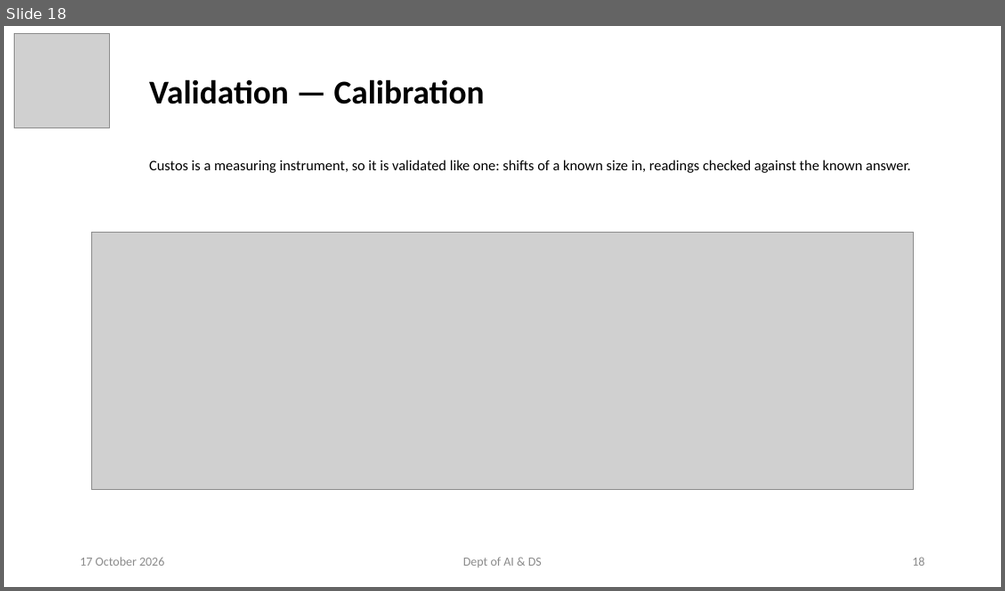
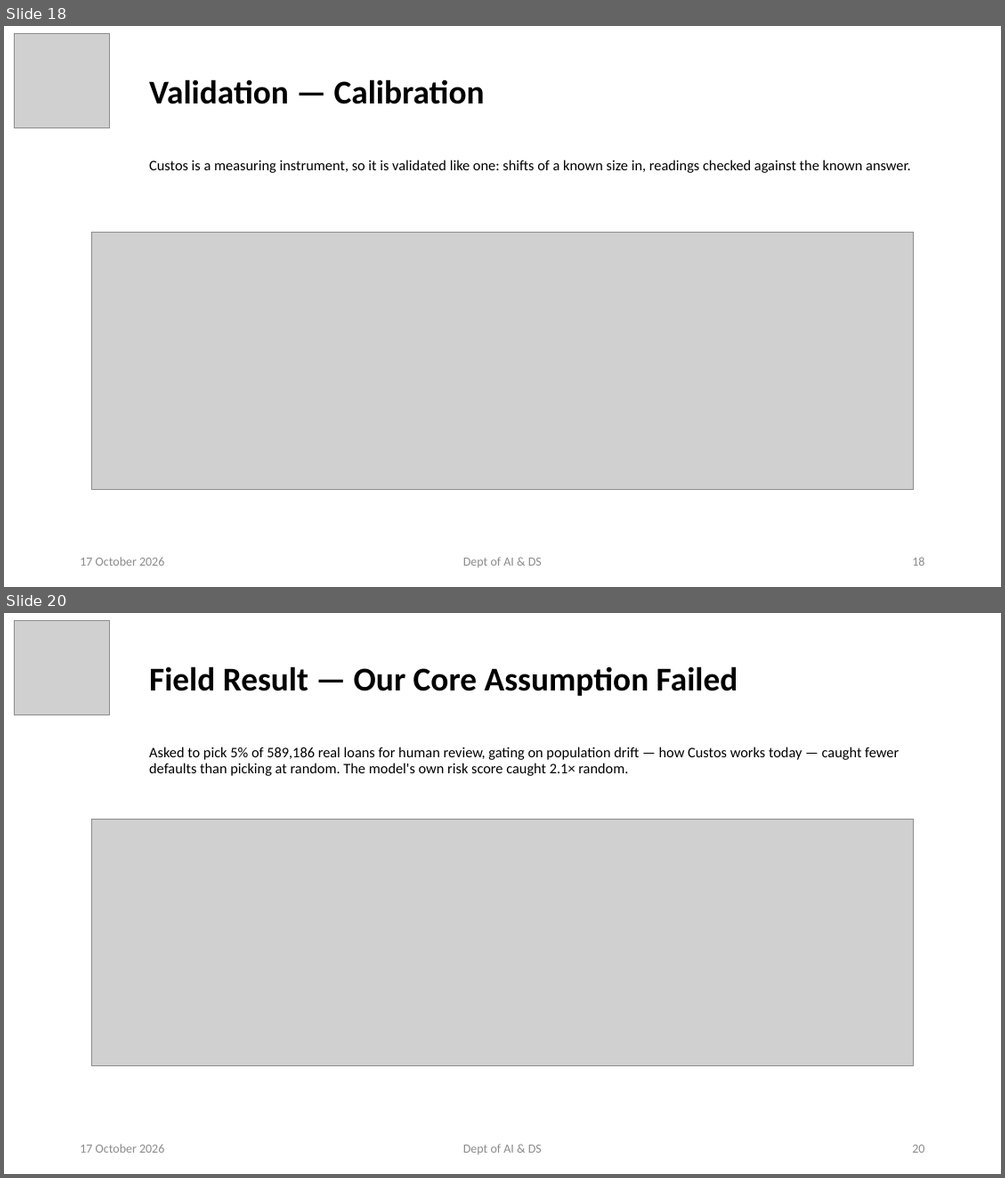
Before and after one commit to ayushpandey0201/custos, a slide deck: docs/presentations/Custos_Phase2_Review2.pptx. Shown one above the other, each under a label of ours: slide 18 before the commit, slides 18 and 20 after it; the slides between them are not shown. The pictures are 1005x591 and 1005x1178 pixels, drawn with LibreOffice and Linux fonts; fonts in the diff are those of the drawing; grey boxes stand for pictures. Boxes give left, top, right and bottom in pixels: in the first picture for what was removed or moved away, otherwise in the second. Text is boxed around its words. In the diff, an @@ line names an element or a change of style, - is before the commit and + after.

```diff
--- a/docs/presentations/Custos_Phase2_Review2.pptx
+++ b/docs/presentations/Custos_Phase2_Review2.pptx
@@ slide 20 added at box(4, 613, 1001, 1174), background #FFFFFF @@
@@ picture added at box(15, 620, 109, 714) @@
@@ title added at box(149, 666, 738, 696), 32 pt, text #000000, bold @@
+Field Result — Our Core Assumption Failed
@@ subtitle added at box(149, 747, 898, 776), 14 pt, text #000000 @@
+Asked to pick 5% of 589,186 real loans for human review, gating on population drift — how Custos works today — caught fewer defaults than picking at random. The model's own risk score caught 2.1× random.
@@ picture added at box(91, 819, 914, 1065) @@
@@ text added at box(80, 1143, 164, 1152), 12 pt, text #8C8C8C @@
+17 October 2026
@@ text added at box(463, 1143, 542, 1154), 12 pt, text #8C8C8C @@
+Dept of AI & DS
@@ page number added at box(912, 1144, 924, 1152), 12 pt, text #8C8C8C @@
+20
```
Also in this commit, not shown: 9 slides changed, 1 other slide added, 6 other files.
